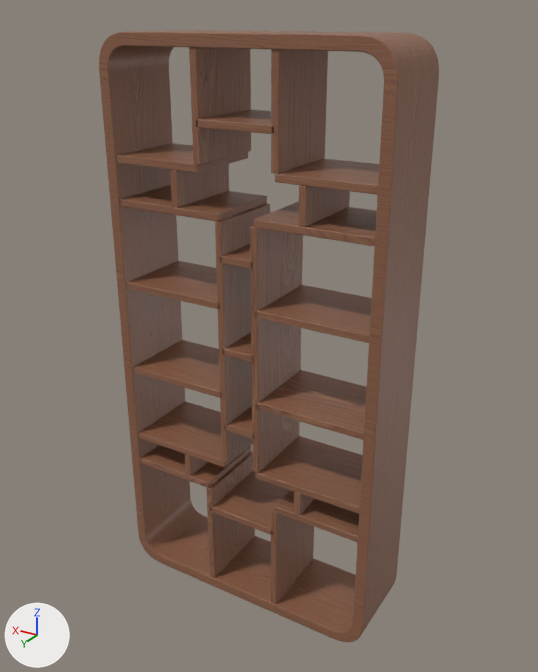
What one commit did to the glTF model models/shelf-borneo.glb.
Both versions are drawn from a 50 mm lens placed at (-1.23, 2.01, 2.04), pointed at (-0.02, -0.02, 1.03). Arrows for +X, +Y and +Z are at lower left; the lights stay in place. The picture after the commit comes second. Where no turn or scale is listed for an object, it has been applied to the vertices.
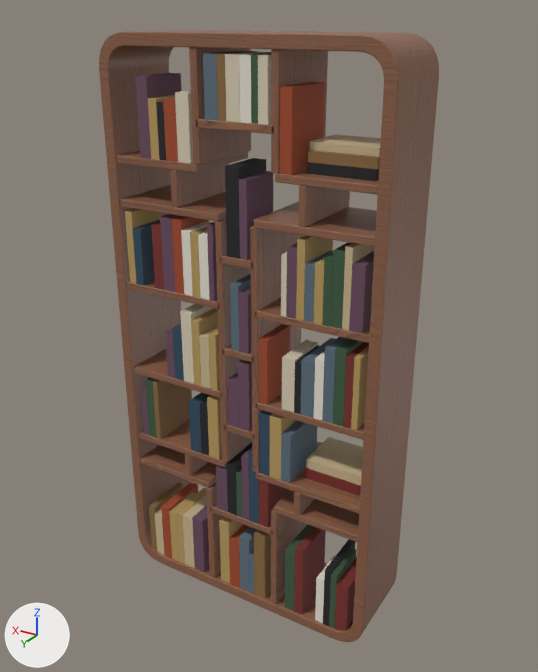
Location of each change, [x1, y1, x2, y2] in pixels of the pictures (538 x 672 px):
'decor.008', added
    after: [136, 73, 374, 573]
'decor.009', added
    after: [125, 95, 369, 583]
'decor.007', added
    after: [161, 82, 325, 588]
'decor.003', added
    after: [203, 51, 348, 594]
'decor.010', added
    after: [151, 222, 369, 631]
'decor.005', added
    after: [155, 134, 381, 568]
'decor.004', added
    after: [175, 52, 318, 412]
'decor', added
    after: [146, 53, 363, 628]
'decor.006', added
    after: [156, 101, 379, 626]
'decor.002', added
    after: [149, 51, 380, 598]
'decor.011', added
    after: [133, 219, 273, 524]
'decor.001', added
    after: [181, 52, 336, 623]

Edits to the bpy script that builds the scene:
```text
Add ob_decor_011:
    ob_decor_011 = bpy.data.objects.new('decor.011', me_mesh_12)  # a box spanning x 0.235..0.268, y -0.065..0.105, z 0.312..0.508; a box spanning x 0.083..0.12, y -0.026..0.105, z -0.014..0.176; a box spanning x -0.268..-0.226, y -0.092..0.105, z -0.291..-0.054; a box spanning x 0.019..0.066, y -0.043..0.105, z -0.291..-0.091; a box spanning x -0.223..-0.184, y -0.105..0.105, z -0.508..-0.221; in mat_book_1 (dark blue #2f4a5e)
    ob_decor_011.location = (0.15, 0.038, 0.879)
Add ob_decor_010:
    ob_decor_010 = bpy.data.objects.new('decor.010', me_mesh_11)  # a box spanning x 0.346..0.384, y -0.094..0.115, z 0.466..0.685; a box spanning x -0.364..-0.339, y -0.061..0.115, z 0.14..0.382; a box spanning x -0.38..-0.175, y -0.115..0.061, z -0.137..-0.098; a box spanning x -0.062..-0.026, y -0.051..0.115, z -0.354..-0.11; a box spanning x -0.384..-0.34, y -0.069..0.115, z -0.685..-0.481; a box spanning x -0.207..-0.175, y -0.06..0.115, z -0.685..-0.402; in mat_book_0 (dark red #7a2e2a)
    ob_decor_010.location = (-0.048, 0.027, 0.725)
Add ob_decor_009:
    ob_decor_009 = bpy.data.objects.new('decor.009', me_mesh_10)  # 104 vertices, 156 faces; spans x -0.44..0.44, y -0.1..0.1, z -0.89..0.89; in mat_book_11 (orange #b89a5e)
    ob_decor_009.location = (0.007, 0.041, 0.925)
Add ob_decor_008:
    ob_decor_008 = bpy.data.objects.new('decor.008', me_mesh_9)  # 112 vertices, 168 faces; spans x -0.43..0.43, y -0.1..0.1, z -0.92..0.92; in mat_book_10 (dark purple #6b4b5e)
    ob_decor_008.location = (0.0, 0.042, 0.957)
Add ob_decor_007:
    ob_decor_007 = bpy.data.objects.new('decor.007', me_mesh_8)  # a box spanning x -0.28..-0.24, y -0.1..0.1, z 0.67..0.91; a box spanning x 0.12..0.17, y -0.06..0.1, z 0.67..0.86; a box spanning x 0.12..0.16, y -0.06..0.1, z 0.24..0.49; a box spanning x -0.2..-0.17, y -0.05..0.1, z -0.09..0.14; a box spanning x -0.08..-0.04, y -0.05..0.1, z -0.91..-0.7; a box spanning x 0.25..0.28, y -0.1..0.1, z -0.91..-0.67; in mat_book_7 (brown #a34a28)
    ob_decor_007.location = (0.093, 0.046, 0.952)
Add ob_decor_006:
    ob_decor_006 = bpy.data.objects.new('decor.006', me_mesh_7)  # a box spanning x -0.36..-0.14, y -0.12..0.08, z 0.71..0.74; a box spanning x 0.33..0.36, y -0.08..0.12, z 0.71..0.88; a box spanning x 0.06..0.11, y -0.04..0.12, z 0.43..0.71; a box spanning x -0.16..-0.14, y -0.03..0.12, z -0.06..0.12; a box spanning x 0.21..0.24, y -0.07..0.12, z -0.33..-0.13; a box spanning x 0.09..0.13, y -0.07..0.12, z -0.55..-0.34; a box spanning x -0.29..-0.27, y -0.08..0.12, z -0.88..-0.64; in mat_book_6 (black #1f1f22)
    ob_decor_006.location = (-0.073, 0.022, 0.921)
Add ob_decor_005:
    ob_decor_005 = bpy.data.objects.new('decor.005', me_mesh_6)  # a box spanning x -0.42..-0.21, y -0.11..0.05, z 0.81..0.84; a box spanning x -0.38..-0.36, y -0.06..0.11, z 0.31..0.57; a box spanning x 0.13..0.17, y -0.1..0.11, z -0.01..0.18; a box spanning x -0.42..-0.22, y -0.11..0.06, z -0.25..-0.22; a box spanning x 0.24..0.28, y -0.06..0.11, z -0.84..-0.6; a box spanning x 0.39..0.42, y -0.05..0.11, z -0.84..-0.65; in mat_book_2 (beige #c9b58f)
    ob_decor_005.location = (-0.011, 0.029, 0.877)
Add ob_decor_004:
    ob_decor_004 = bpy.data.objects.new('decor.004', me_mesh_5)  # a box spanning x -0.123..-0.091, y -0.092..0.095, z 0.356..0.54; a box spanning x -0.029..0.017, y -0.067..0.095, z 0.356..0.54; a box spanning x 0.153..0.201, y -0.049..0.095, z 0.222..0.428; a box spanning x -0.189..-0.17, y -0.095..0.095, z -0.214..-0.017; a box spanning x -0.221..-0.175, y -0.066..0.095, z -0.54..-0.355; a box spanning x 0.178..0.221, y -0.08..0.095, z -0.54..-0.279; in mat_book_9 (beige #d9cdb4)
    ob_decor_004.location = (0.011, 0.048, 1.405)
Add ob_decor_003:
    ob_decor_003 = bpy.data.objects.new('decor.003', me_mesh_4)  # a box spanning x 0.18..0.23, y -0.1..0.1, z 0.77..0.95; a box spanning x -0.15..-0.12, y -0.06..0.1, z 0.2..0.38; a box spanning x 0.12..0.15, y -0.09..0.1, z 0.04..0.27; a box spanning x -0.23..-0.19, y -0.06..0.1, z -0.13..0.12; a box spanning x -0.16..-0.11, y -0.1..0.1, z -0.13..0.06; a box spanning x -0.08..-0.04, y -0.09..0.1, z -0.4..-0.22; a box spanning x 0.07..0.09, y -0.06..0.1, z -0.95..-0.78; a box spanning x 0.09..0.13, y -0.09..0.1, z -0.95..-0.71; in mat_book_8 (greyish blue #5c6f7c)
    ob_decor_003.location = (-0.122, 0.038, 0.992)
Add ob_decor_002:
    ob_decor_002 = bpy.data.objects.new('decor.002', me_mesh_3)  # a box spanning x 0.03..0.06, y -0.06..0.12, z 0.77..0.95; a box spanning x -0.44..-0.22, y -0.12..0.08, z 0.67..0.7; a box spanning x 0.35..0.37, y -0.08..0.12, z -0.4..-0.17; a box spanning x -0.1..-0.05, y -0.04..0.12, z -0.95..-0.67; a box spanning x 0.41..0.44, y -0.07..0.12, z -0.95..-0.74; in mat_book_5 (brown #8a6a3f)
    ob_decor_002.location = (0.002, 0.022, 0.992)
Add ob_decor_001:
    ob_decor_001 = bpy.data.objects.new('decor.001', me_mesh_2)  # a box spanning x 0.01..0.04, y -0.07..0.1, z 0.77..0.95; a box spanning x 0.17..0.21, y -0.1..0.1, z 0.2..0.41; a box spanning x 0.24..0.28, y -0.03..0.1, z 0.2..0.42; a box spanning x -0.25..-0.22, y -0.03..0.1, z -0.13..0.08; a box spanning x -0.28..-0.25, y -0.04..0.1, z -0.95..-0.76; in mat_book_4 (white #e8e2d4)
    ob_decor_001.location = (-0.064, 0.039, 0.992)
Add ob_decor:
    ob_decor = bpy.data.objects.new('decor', me_mesh_1)  # a box spanning x -0.09..-0.07, y -0.07..0.1, z 0.77..0.95; a box spanning x -0.38..-0.34, y -0.1..0.1, z 0.2..0.43; a box spanning x -0.34..-0.31, y -0.1..0.1, z 0.2..0.41; a box spanning x -0.4..-0.36, y -0.05..0.1, z -0.13..0.13; a box spanning x 0.37..0.4, y -0.04..0.1, z -0.4..-0.17; a box spanning x -0.01..0.01, y -0.04..0.1, z -0.62..-0.44; a box spanning x -0.4..-0.38, y -0.06..0.1, z -0.95..-0.72; a box spanning x -0.23..-0.19, y -0.07..0.1, z -0.95..-0.69; in mat_book_3 (dark green #3d5a3f)
    ob_decor.location = (0.011, 0.04, 0.992)
```
